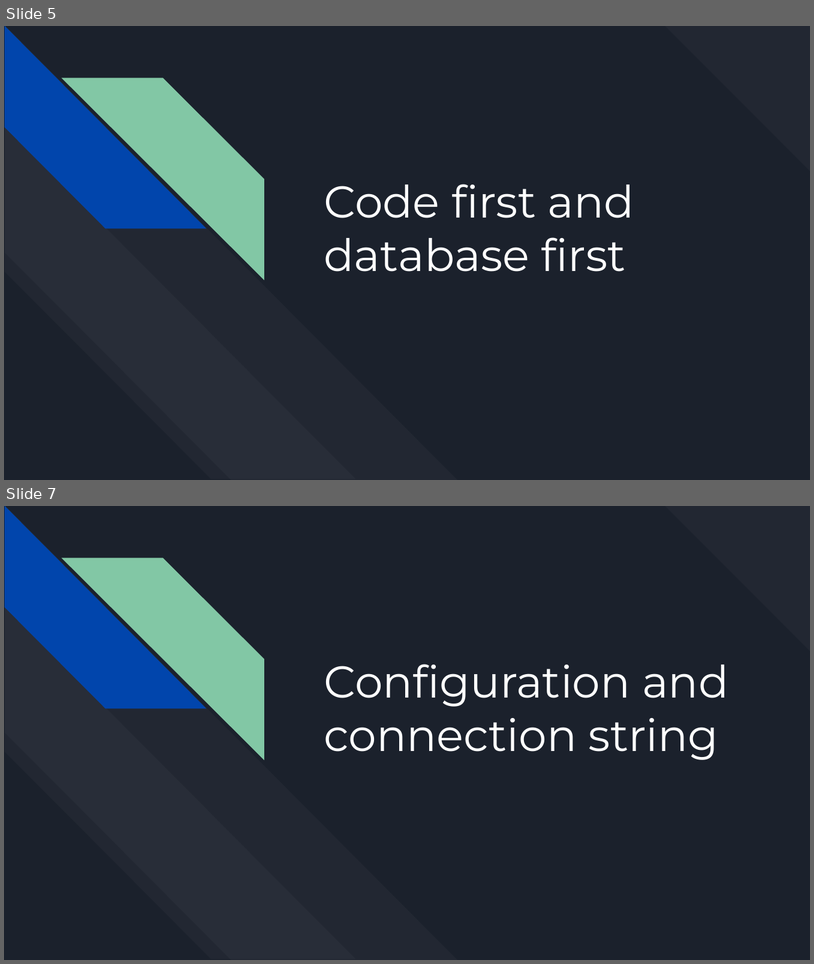
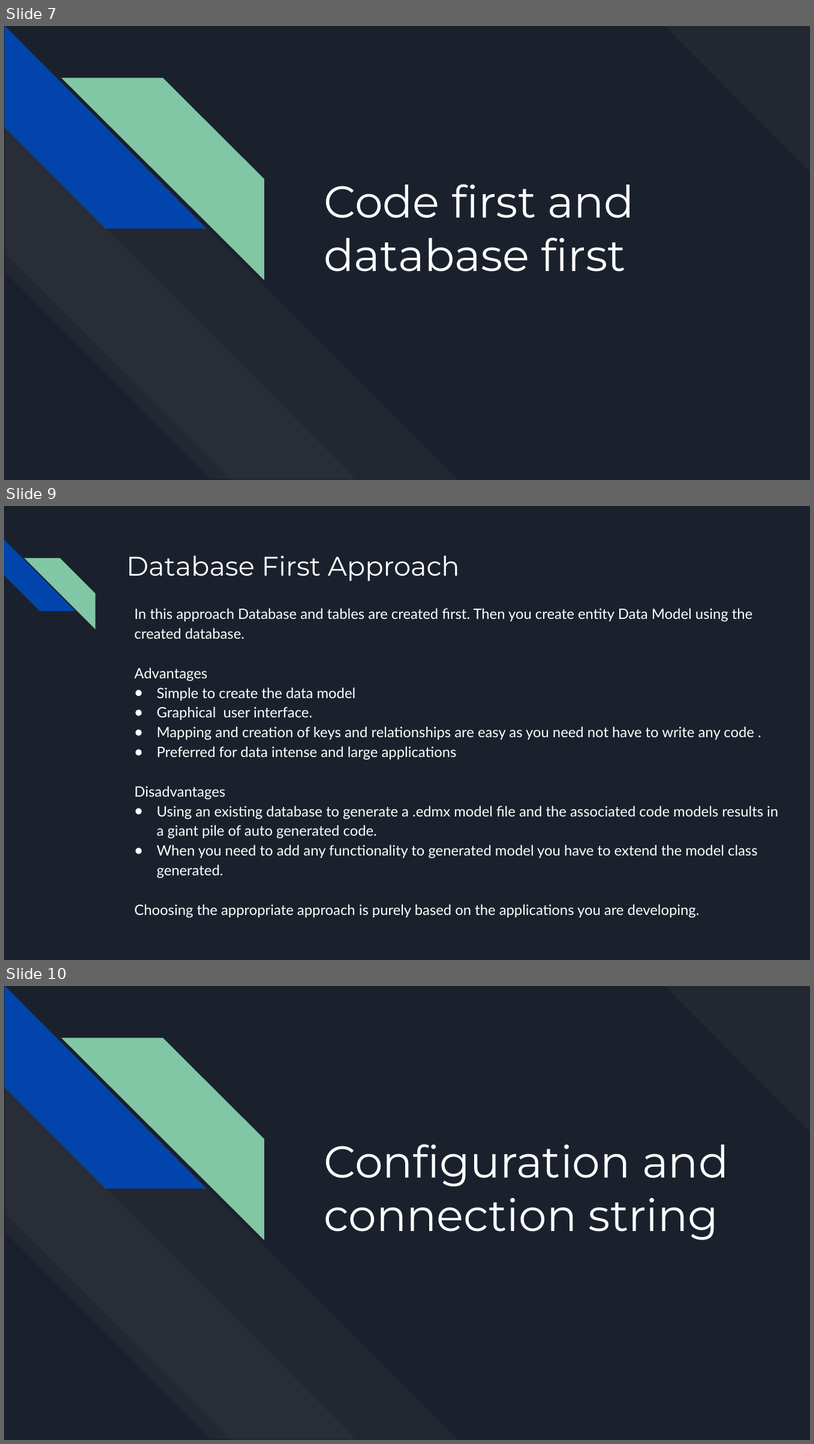
Before and after one commit to bulhard/Web-Programming, a slide deck: 00 Presentations/06 Working with Database.pptx. Shown one above the other, each under a label of ours: slides 5 and 7 before the commit, slides 7, 9 and 10 after it; the slides between them are not shown. The pictures are 814x964 and 814x1444 pixels, drawn with LibreOffice and Linux fonts; fonts in the diff are those of the drawing. Boxes give left, top, right and bottom in pixels: in the first picture for what was removed or moved away, otherwise in the second. Text is boxed around its words. In the diff, an @@ line names an element or a change of style, - is before the commit and + after.

```diff
--- a/00 Presentations/06 Working with Database.pptx
+++ b/00 Presentations/06 Working with Database.pptx
@@ slide 9 added at <box>4,506,810,960</box>, background #1B212C @@
@@ diag stripe added at <box>4,540,75,611</box>, fill #0145AC @@
@@ diag stripe added at <box>24,558,95,630</box>, fill #82C7A5 @@
@@ title added at <box>126,555,460,581</box>, 32 pt, text #FFFFFF @@
+Database First Approach
@@ text added at <box>134,608,779,918</box>, 17 pt, text #FFFFFF @@
+In this approach Database and tables are created first. Then you create entity Data Model using the created database.
+Advantages
+● Simple to create the data model
+● Graphical user interface.
+● Mapping and creation of keys and relationships are easy as you need not have to write any code .
+● Preferred for data intense and large applications
+Disadvantages
+● Using an existing database to generate a .edmx model file and the associated code models results in a giant pile of auto generated code.
+● When you need to add any functionality to generated model you have to extend the model class generated.
+Choosing the appropriate approach is purely based on the applications you are developing.
@@ what was slide 5 is now slide 7 @@
@@ what was slide 7 is now slide 10 @@
```
Also in this commit, not shown: 2 slides changed, 28 other slides added, 8 slides removed.
